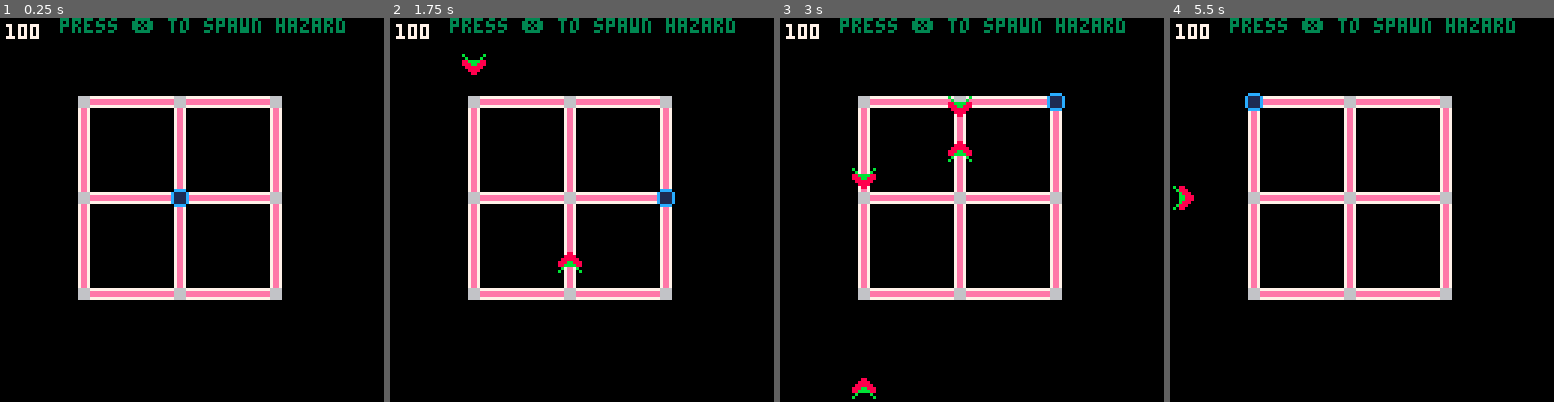
Above: before the commit, frames 1-4 (left to right).
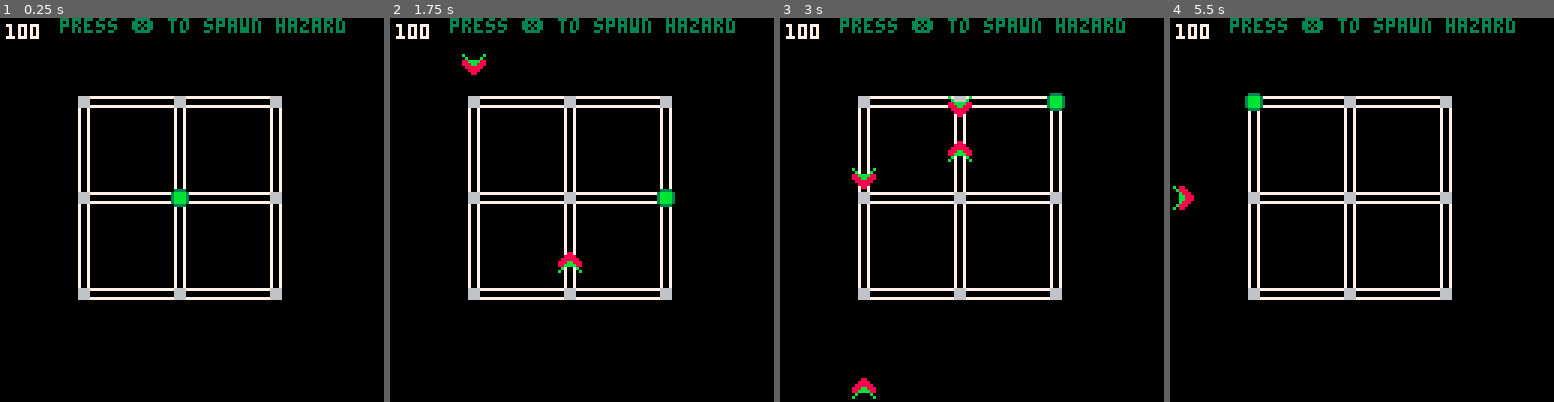
Above: after the commit, the same moments.

Repository: sugarvoid/back-attack
Game: PICO-8 cartridge back_attack.p8
Same seed, same stepped clock (60 frames per second), same inputs: the game is played once before the commit and once after it.
Inputs:
- Up to frame 1 (0.25 s): no input
- Up to frame 2 (1.75 s): tap X (X key) at 0.33, 1.07 s; hold Right from 1.6 s (still down)
- Up to frame 3 (3 s): tap X (X key) at 1.85, 2.97 s; release Right at 2.1 s; hold Up 2.15-2.42 s; hold Right from 2.47 s (still down)
- Up to frame 4 (5.5 s): release Right at 3.03 s; hold Left 3.08-3.58 s; hold Down 3.63-3.97 s; hold Right 4.02-4.68 s; tap X (X key) at 4.08, 5.2 s; hold Up 4.73-5.03 s; hold Left from 5.08 s (still down)

The runs differ from the first frame. In frame 1, 4.2% of the frame differs, in the area x 21-73%, y 21-73%; in frame 2, 4.2%; in frame 3, 4.1%; in frame 4, 4.3%, in the area x 19-73%, y 19-73%.

Commit message:
Add readme, cart and gif

Diff:
--- a/back_attack.p8
+++ b/back_attack.p8
@@ -3,7 +3,7 @@
 __lua__
 --main
 
---slide game
+--back attack
 --by sugarvoid
 g_state = 0
 
@@ -288,21 +288,21 @@
 
 __gfx__
 000000000000000000000000b0880000b000000b0000880b00000000000000000000000000000000000000000000000000000000000000000000000000000000
-0000000000cccc00000000000b8880000b0000b0000888b000088000008888000c0000c000000c000000c000000c000000c00000000000000000000000000000
-007007000c1111c00000000000b8880088bbbb8800888b000088880008ffff8000aaaa000caaaa0000aaaa0000aaaa0000aaaac0000000000000000000000000
-000770000c1111c00000000000bb8880888bb8880888bb000888888008ffff8000aaca0000acaa000caaca0000acaac000aaca00000000000000000000000000
-000770000c1111c00000000000bb8880088888800888bb00888bb88808ffff8000acaa0000aaca0000acaac00caaca0000acaa00000000000000000000000000
-007007000c1111c00000000000b888000088880000888b0088bbbb8808ffff8000aaaa0000aaaac000aaaa0000aaaa000caaaa00000000000000000000000000
-0000000000cccc00000000000b88800000088000000888b00b0000b0008888000c0000c000c00000000c00000000c00000000c00000000000000000000000000
+0000000000333300000000000b8880000b0000b0000888b000088000008888000c0000c000000c000000c000000c000000c00000000000000000000000000000
+0070070003bbbb300000000000b8880088bbbb8800888b000088880008ffff8000aaaa000caaaa0000aaaa0000aaaa0000aaaac0000000000000000000000000
+0007700003bbbb300000000000bb8880888bb8880888bb000888888008ffff8000aaca0000acaa000caaca0000acaac000aaca00000000000000000000000000
+0007700003bbbb300000000000bb8880088888800888bb00888bb88808ffff8000acaa0000aaca0000acaac00caaca0000acaa00000000000000000000000000
+0070070003bbbb300000000000b888000088880000888b0088bbbb8808ffff8000aaaa0000aaaac000aaaa0000aaaa000caaaa00000000000000000000000000
+0000000000333300000000000b88800000088000000888b00b0000b0008888000c0000c000c00000000c00000000c00000000c00000000000000000000000000
 000000000000000000000000b0880000000000000000880bb000000b000000000000000000000000000000000000000000000000000000000000000000000000
-0000000000000000007ee700007ee70000000000007ee700007ee70000000000007ee700007ee70000000000007ee700007ee700000000000000000000000000
-0000000000000000007ee700007ee70000000000007ee700007ee70000000000007ee700007ee70000000000007ee700007ee700000000000000000000000000
-7766667777777777007ee70000666600006666770066667777666600776666000066667777666600776666777766667777666677000000000000000000000000
-ee6666eeeeeeeeee007ee70000666600006666ee006666eeee666600ee666600006666eeee666600ee6666eeee6666eeee6666ee000000000000000000000000
-ee6666eeeeeeeeee007ee70000666600006666ee006666eeee666600ee666600006666eeee666600ee6666eeee6666eeee6666ee000000000000000000000000
-7766667777777777007ee70000666600006666770066667777666600776666000066667777666600776666777766667777666677000000000000000000000000
-0000000000000000007ee700007ee700007ee7000000000000000000007ee700007ee700007ee700007ee70000000000007ee700000000000000000000000000
-0000000000000000007ee700007ee700007ee7000000000000000000007ee700007ee700007ee700007ee70000000000007ee700000000000000000000000000
+00000000000000000070070000700700000000000070070000700700000000000070070000700700000000000070070000700700000000000000000000000000
+00000000000000000070070000700700000000000070070000700700000000000070070000700700000000000070070000700700000000000000000000000000
+77666677777777770070070000666600006666770066667777666600776666000066667777666600776666777766667777666677000000000000000000000000
+00666600000000000070070000666600006666000066660000666600006666000066660000666600006666000066660000666600000000000000000000000000
+00666600000000000070070000666600006666000066660000666600006666000066660000666600006666000066660000666600000000000000000000000000
+77666677777777770070070000666600006666770066667777666600776666000066667777666600776666777766667777666677000000000000000000000000
+00000000000000000070070000700700007007000000000000000000007007000070070000700700007007000000000000700700000000000000000000000000
+00000000000000000070070000700700007007000000000000000000007007000070070000700700007007000000000000700700000000000000000000000000
 
 
 
Not shown, added: README.md
Not shown, added: back_attack.p8.png
Not shown, added: preview.gif
